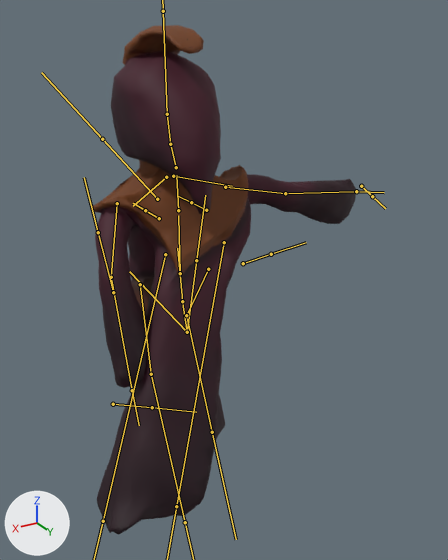
The FBX model Assets/Models/Animations/MasterCultist.fbx: old version first, new version second.
Rendered twice from a 50 mm camera at (1.2, 2.41, 2.22) aimed at (-0.17, 0.11, 1.07). Lighting does not change. The marker at lower left points along +X, +Y and +Z. Both versions are drawn at frame 10 of the action 'metarig|AxeAttack.001'; the numbers are the values there. The bones that bend it are drawn over the model as lines.

Names of what the first picture shows: 'MasterCultist'.
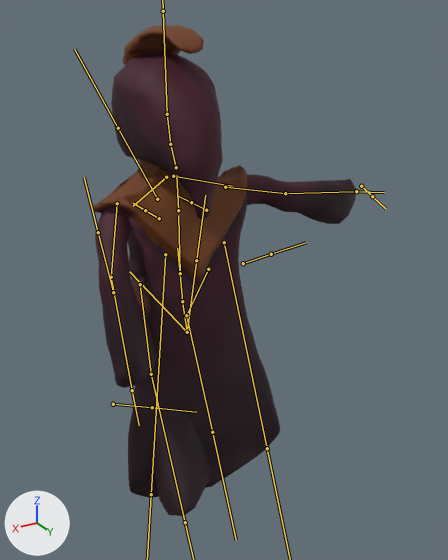
The edits, one by one:
Bone 'BackRestBone' (bone_backrestbone) turns from (13, -1, 3) to (0, 0, 0) degrees about its own x, y and z.
Bone 'cape.L' (bone_cape_l) turns from (68, 80, 52) to (0, -1, 0) degrees about its own x, y and z.
Bone 'cape.R' (bone_cape_r) turns from (23, 39, -20) to (0, 0, 0) degrees about its own x, y and z.

Boxes [x1, y1, x2, y2] around the edits, measured in the pictures (448 x 560 px):
'MasterCultist', posed
    before: [90, 25, 356, 535]
    after: [90, 25, 356, 516]
bone 'BackRestBone', root to tip
    before: (157, 199) to (102, 139)
    after: (157, 199) to (118, 128)
bone 'cape.L', root to tip
    before: (165, 254) to (103, 521)
    after: (165, 254) to (151, 494)
bone 'cape.R', root to tip
    before: (224, 242) to (176, 506)
    after: (224, 242) to (267, 448)
